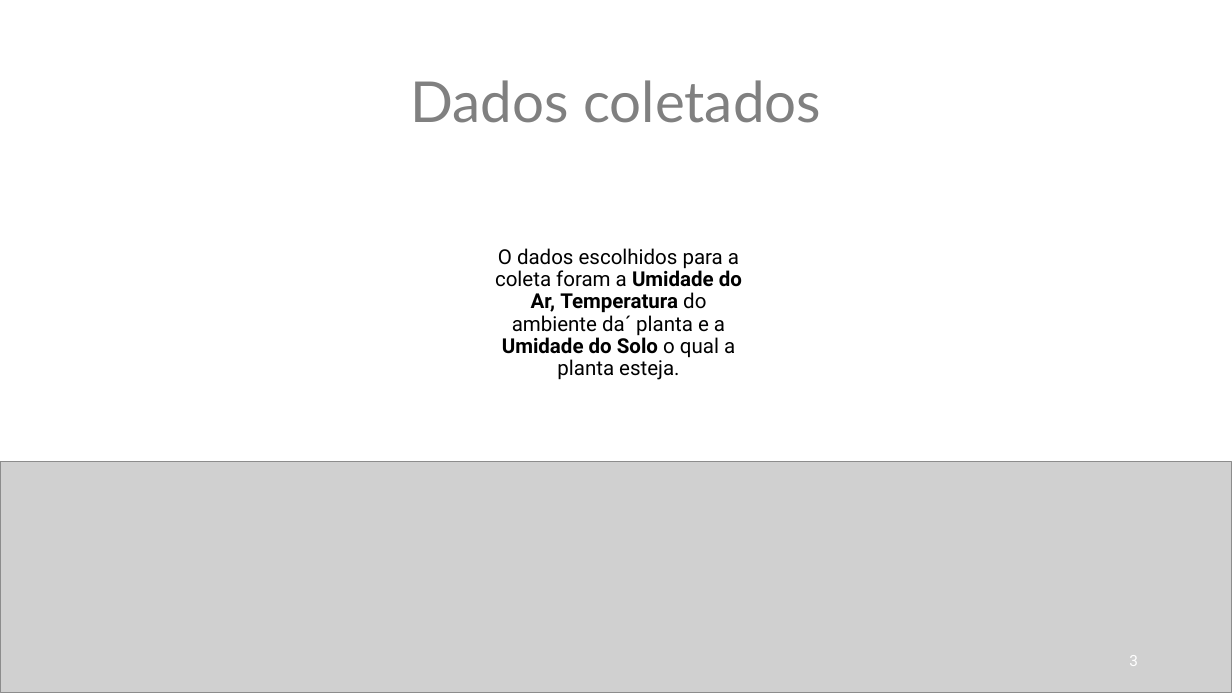
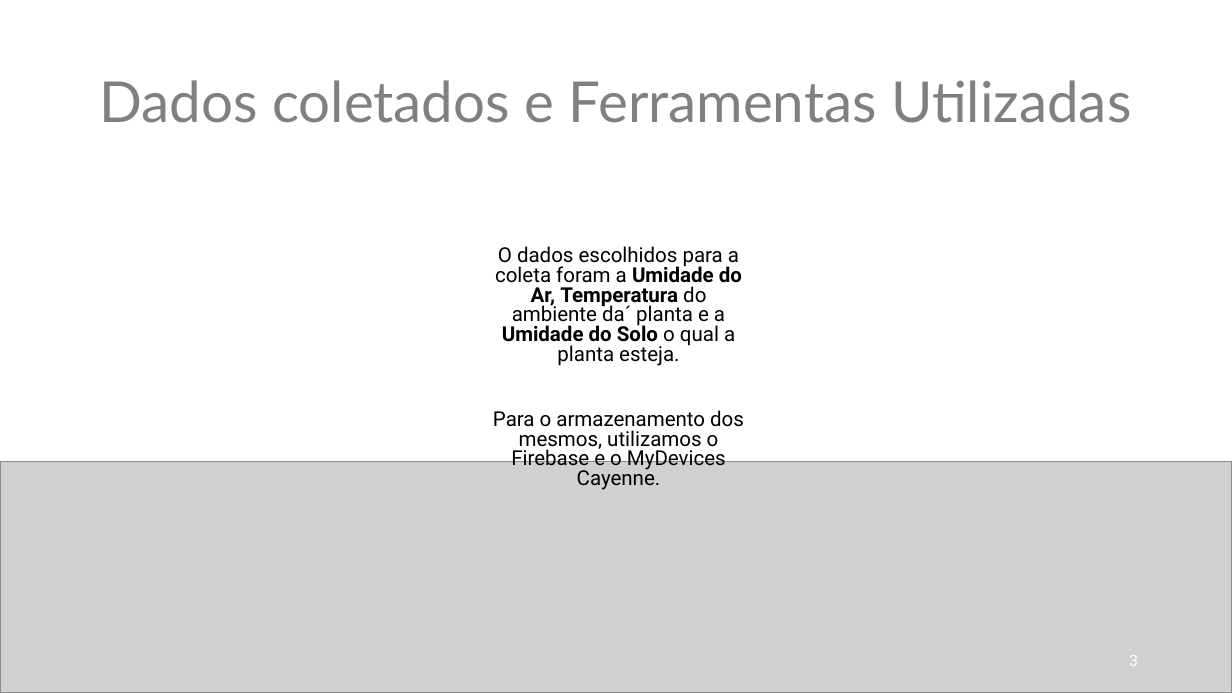
Before and after one commit to Lucas-Ribeir0/PI4-2022-TeQuePlantei, a slide deck: slide 3 of Relatórios/TéQue Plantei - 03-12.pptx. Drawn at 1232x693 pixels with LibreOffice and Linux fonts; fonts in the diff are those of the drawing; grey boxes stand for pictures. Boxes give left, top, right and bottom in pixels: in the first picture for what was removed or moved away, otherwise in the second. Text is boxed around its words. In the diff, an @@ line names an element or a change of style, - is before the commit and + after.

```diff
--- a/Relatórios/TéQue Plantei - 03-12.pptx
+++ b/Relatórios/TéQue Plantei - 03-12.pptx
@@ title at (x1=99, y1=80, x2=1131, y2=123): text changed @@
-Dados coletados
+Dados coletados e Ferramentas Utilizadas
@@ text at (x1=495, y1=246, x2=742, y2=366): line spacing 0.9 to 0.8 @@
@@ text at (x1=493, y1=410, x2=744, y2=471): paragraph added @@
+Para o armazenamento dos mesmos, utilizamos o Firebase e o MyDevices Cayenne.
```
Also in this commit, not shown: 1 other slide changed, 1 slide added, 3 other files.
